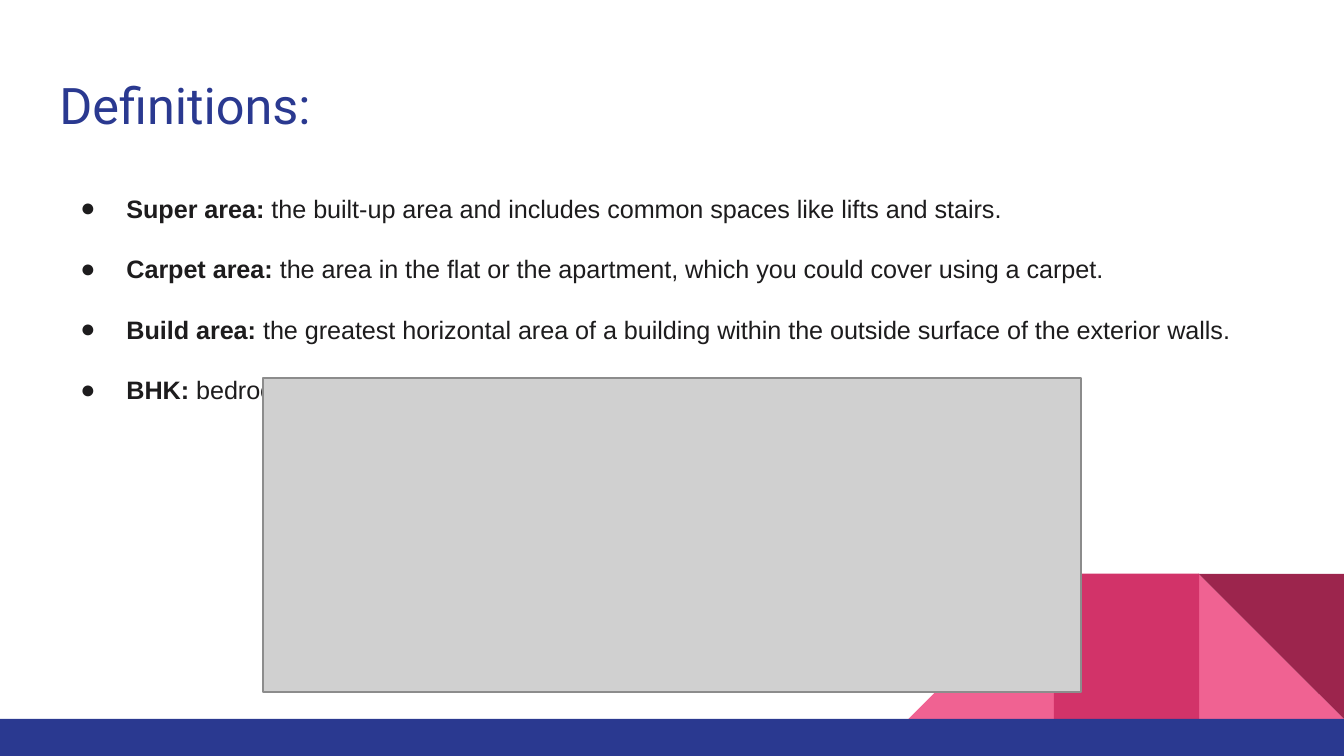
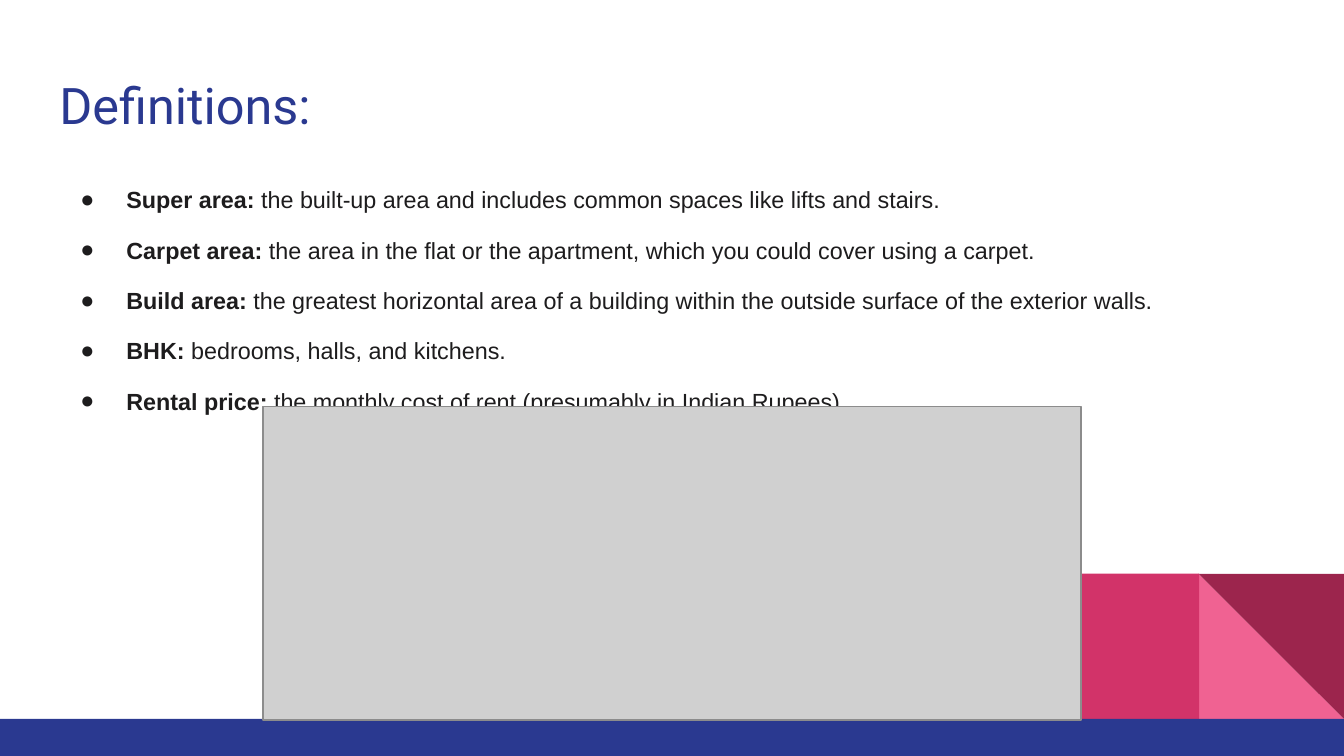
Before and after one commit to FrankMS3/Project-one, a slide deck: slide 3 of Project 1 Presentation.pptx. Drawn at 1344x756 pixels with LibreOffice and Linux fonts; fonts in the diff are those of the drawing; grey boxes stand for pictures. Boxes give left, top, right and bottom in pixels: in the first picture for what was removed or moved away, otherwise in the second. Text is boxed around its words. In the diff, an @@ line names an element or a change of style, - is before the commit and + after.

Commit message:
Update presentation slides

```diff
--- a/Project 1 Presentation.pptx
+++ b/Project 1 Presentation.pptx
@@ text at (126,191,1152,362): size 13.5 to 12.5 pt in "Super area: the built-up area and includes ...", "Carpet area: the area in the flat ...", "Build area: the greatest horizontal area of ...", "BHK: bedrooms, halls, and kitchens."; line spacing 2 to 1.8 @@
@@ text at (126,391,840,415): paragraph added @@
+● Rental price: the monthly cost of rent (presumably in Indian Rupees)
@@ picture: place and size @@
-picture at (263,378,1082,692)
+picture at (263,406,1082,720)
```
